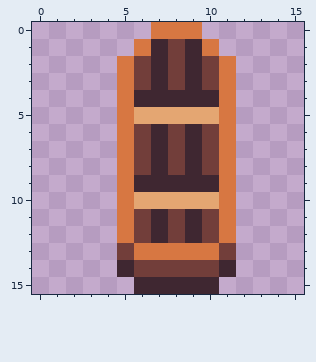
Edited in one commit: pixel-art sprite (MAZE-WORLD/images/boat/up.png). Above is the file before it was changed.
The file is 16x16 pixels. Colours within 5 levels of each other are drawn and written as one.
The result:
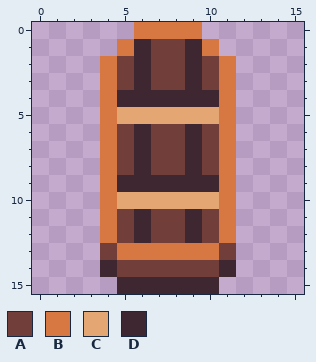
Palette (. is transparent): A #723e3a  B #d77742  C #e4a672  D #3f2731
Edits made:
y 0: x 6 . -> B
y 1: x 5..7 .BD -> BDA
y 2..3: x 4..7 .BAD -> BADA
y 4: x 4..5 .B -> BD
y 5: x 4..5 .B -> BC
y 6..8: x 4..7 .BAD -> BADA
y 9: x 4..5 .B -> BD
y 10: x 4..5 .B -> BC
y 11..12: x 4..7 .BAD -> BADA
y 13: x 4..5 .A -> AB
y 14: x 4..5 .D -> DA
y 15: x 5 . -> D
